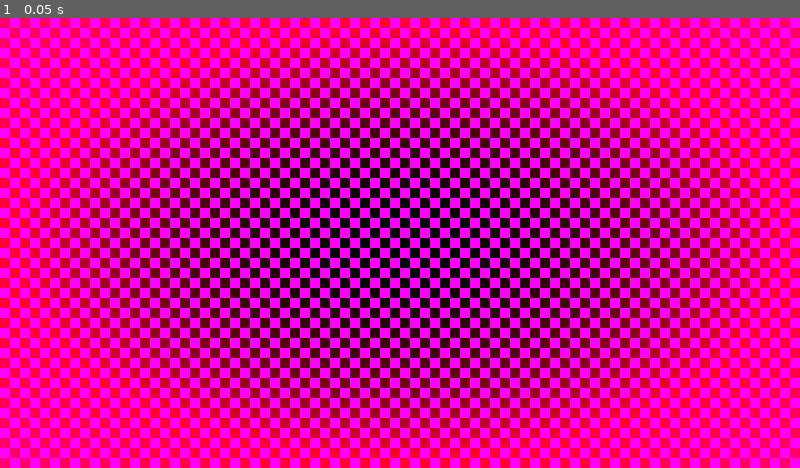
Above: before the commit, frame 1.
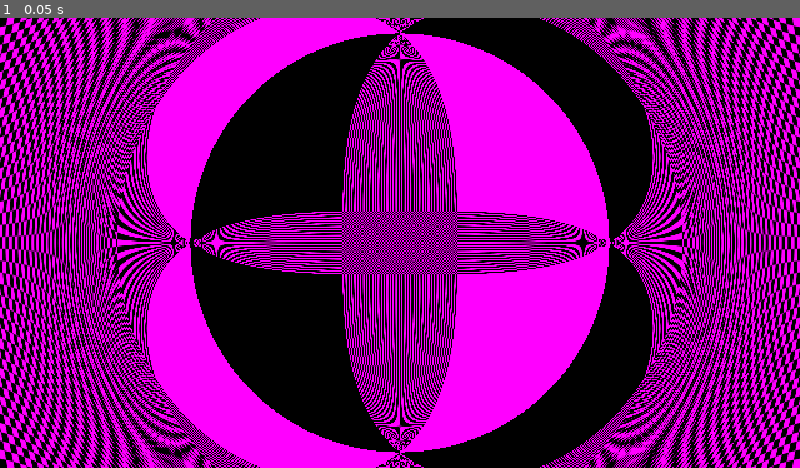
Above: after the commit, the same moment.

Repository: Duocuokie/haven
Game: Godot game, scene res://test.tscn
Same seed, same stepped clock (60 frames per second), same inputs: the game is played once before the commit and once after it. This scene is started directly instead of the project's main scene.
Inputs:
- Up to frame 1 (0.05 s): no input

The runs differ from the first frame. In frame 1, 76% of the frame differs, in the area x 0-100%, y 0-100%.

Commit message:
distortion

Diff:
--- a/Entities/Players/distort_rect.gd
+++ b/Entities/Players/distort_rect.gd
@@ -1,18 +1,16 @@
 extends ColorRect
-
+var tween
 
 func distort(screen_position):
-	material.set_meta("radius", 20.0)
-	material.set_meta("effect_coord", screen_position)
-	material.set_meta("intensity", 10.0)
+	material.set_shader_parameter("radius", 60.0)
+	material.set_shader_parameter("effect_coord", screen_position)
+	material.set_shader_parameter("intensity", 4.5)
 
-	var tween = create_tween()
-	tween.tween_property(material, "shader_parameter/intensity", 0.0, 1.0)
+	if tween:
+		tween.kill()
+	tween = create_tween()
+	tween.tween_property(material, "shader_parameter/intensity", 0.0, 0.6)
+	print(material.get_shader_parameter("intensity"))
 
-
-func _ready():
-	distort(Vector2(320.0, 135.0))
-	material.set_meta("radius", 400.0)
-
-func _process(_delta)->void:
-	print(material.get_meta("intensity"))
+func _process(_delta) ->void:
+	print(material.get_shader_parameter("intensity"))
--- a/Entities/Players/paddle_ball.tscn
+++ b/Entities/Players/paddle_ball.tscn
@@ -9,7 +9,7 @@
 
 [sub_resource type="ShaderMaterial" id="ShaderMaterial_ravdq"]
 shader = ExtResource("5_p6ew4")
-shader_parameter/effect_coord = Vector2(0, 0)
+shader_parameter/effect_coord = Vector2(320, 180)
 shader_parameter/radius = 0.0
 shader_parameter/intensity = 0.0
 
--- a/Entities/ball.gd
+++ b/Entities/ball.gd
@@ -79,13 +79,14 @@
 			big_attack_hit.emit()
 			SignalBus.small_pause.emit(0.1)
 			SignalBus.noise_shake.emit(32)
+			distortion_rect.distort(get_global_transform_with_canvas()[2])
 			big_hit.play()
 			small_hit.play()
 
 			velocity = area.direction * 330
 			velocity.x *= 0.85
 			big_hit_ball_particle.emitting = true
-			distortion_rect.distort(get_global_transform_with_canvas())
+
 
 		else:
 			Input.start_joy_vibration(0, 0.5, 0.3, 0.1)
--- a/World/World.tscn
+++ b/World/World.tscn
@@ -443,6 +443,12 @@
 [node name="StringLine" parent="Level/PaddleBall" index="2" unique_id=1241934474]
 points = PackedVector2Array(0, 0, 0, 0, 0, 0, 0, 0, 0, 0, 0, 0, 0, 0, 0, 0, 0, 0, 0, 0)
 
+[node name="Distortion" parent="Level/PaddleBall/Shaders" parent_id_path=PackedInt32Array(1587710769, 23555155) index="0" unique_id=1850026194]
+offset_left = -328.0
+offset_top = -256.0
+offset_right = 672.0
+offset_bottom = 432.0
+
 [node name="LevelTiles" type="TileMapLayer" parent="Level" unique_id=2045188867]
 tile_map_data = PackedByteArray("AAADAA4AAAABAAEAAAAFAA4AAAABAAEAAAAEAA4AAAABAAQAAAAGAA4AAAABAAEAAAAIAA8AAAABAAEAAAAHAA …(80336 unchanged characters)…
 tile_set = SubResource("TileSet_c4hok")
--- a/test.tscn
+++ b/test.tscn
@@ -1,14 +1,14 @@
 [gd_scene format=3 uid="uid://c5tbeilw7gla"]
 
-[ext_resource type="Shader" uid="uid://ck7dn1gxjm7jv" path="res://UNSORTED/vignette.gdshader" id="1_37kl0"]
+[ext_resource type="Shader" uid="uid://hcfegbo3b7a3" path="res://UNSORTED/betterfisheye.gdshader" id="1_37kl0"]
 
 [sub_resource type="PlaceholderTexture2D" id="PlaceholderTexture2D_c0d7q"]
 
 [sub_resource type="ShaderMaterial" id="ShaderMaterial_37kl0"]
 shader = ExtResource("1_37kl0")
-shader_parameter/vignette_color = Color(0.7483787, 0, 0.1524345, 1)
-shader_parameter/effect_distance = 1.7099999617780801
-shader_parameter/strength = 10.0
+shader_parameter/effect_coord = Vector2(320, 180)
+shader_parameter/radius = 386.80000576378416
+shader_parameter/intensity = 6.000000238419201
 
 [node name="CanvasLayer" type="CanvasLayer" unique_id=1324497997]
 
